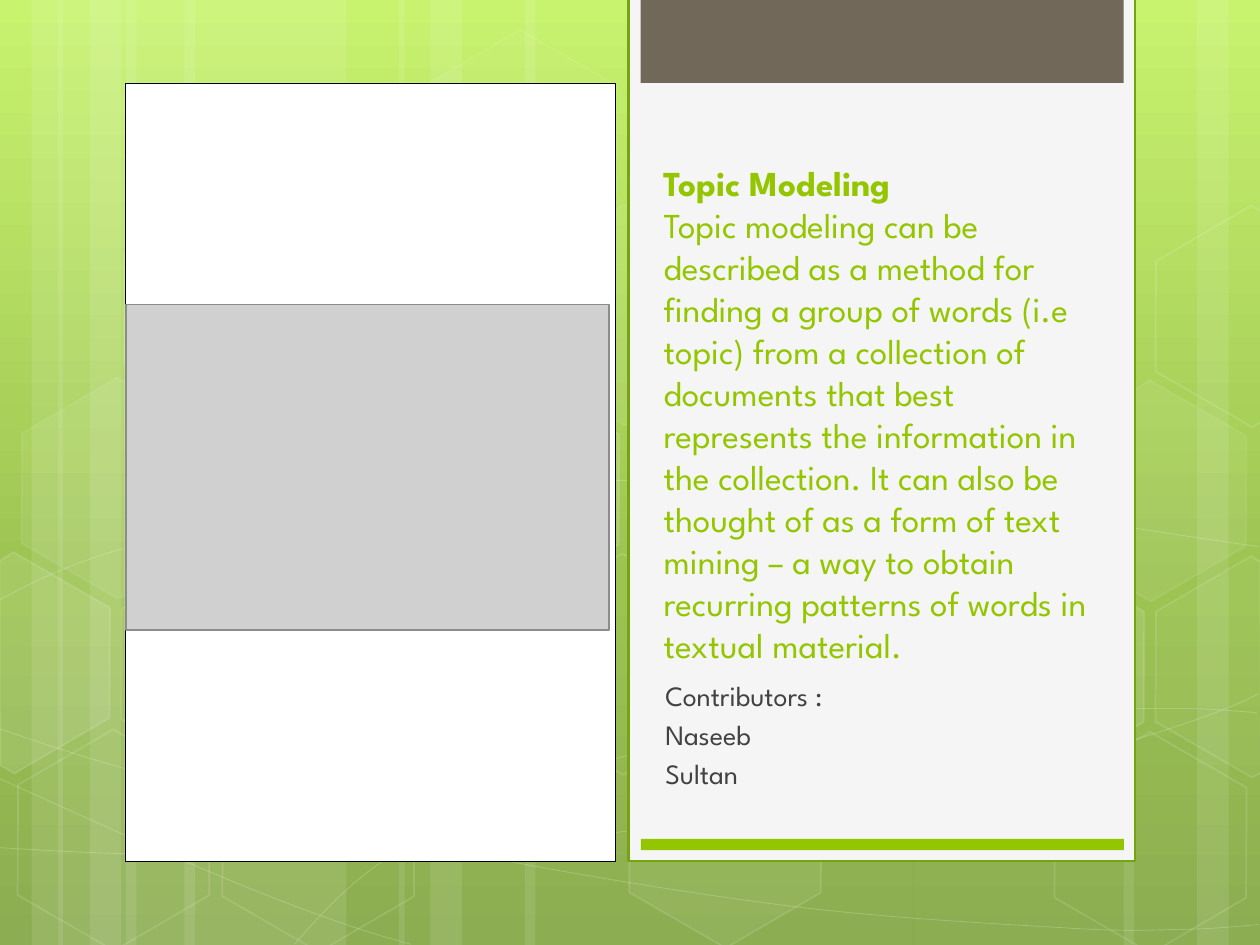
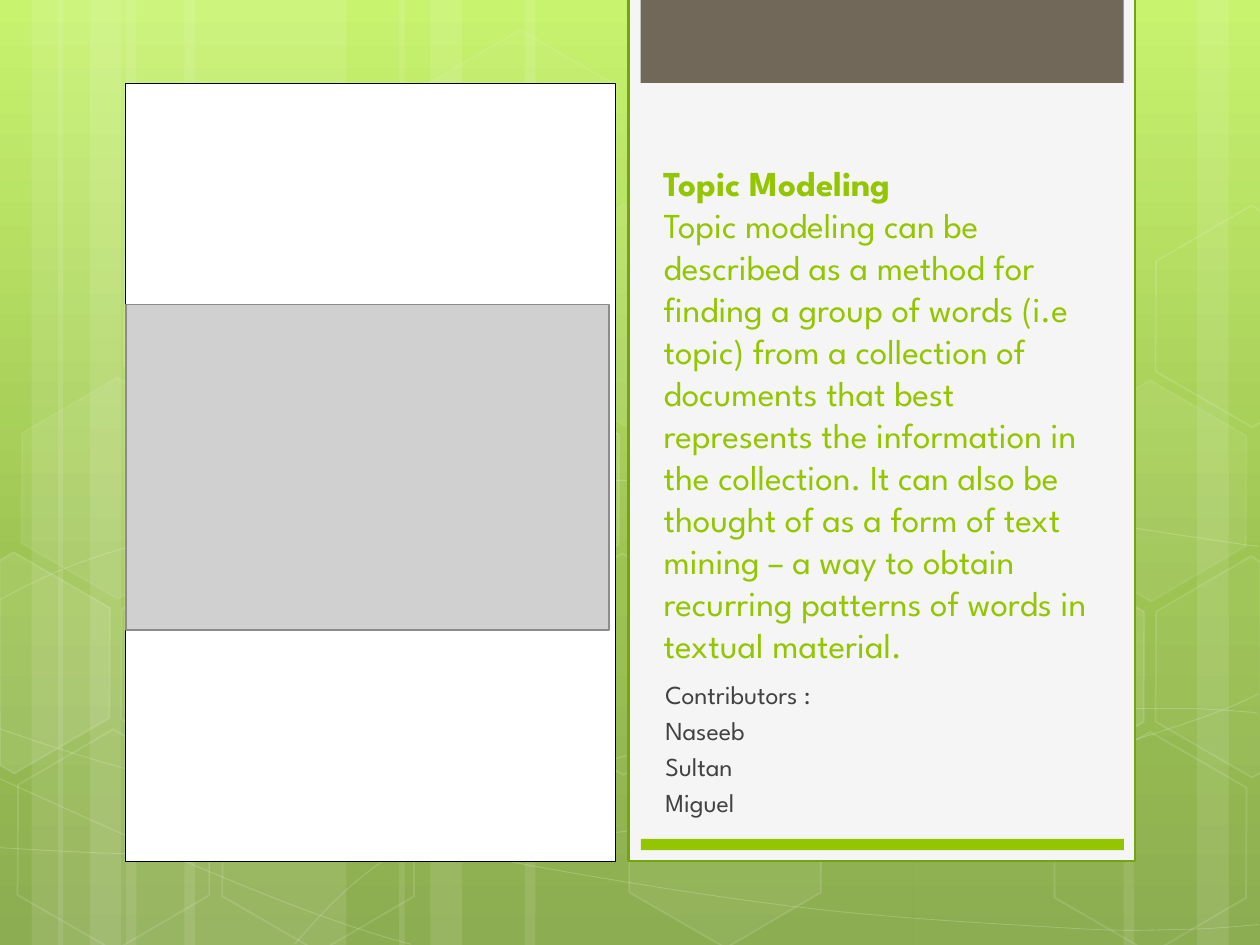
Before and after one commit to UNCG-CSE/Budget_Text_Analysis, a slide deck: slide 5 of doc/Project Review 1.pptx. Drawn at 1260x945 pixels with LibreOffice and Linux fonts; fonts in the diff are those of the drawing; grey boxes stand for pictures. Boxes give left, top, right and bottom in pixels: in the first picture for what was removed or moved away, otherwise in the second. Text is boxed around its words. In the diff, an @@ line names an element or a change of style, - is before the commit and + after.

```diff
--- a/doc/Project Review 1.pptx
+++ b/doc/Project Review 1.pptx
@@ text at [665,686,797,777]: size 16 to 14.8 pt in "Contributors :", "Naseeb", "Sultan" @@
@@ text at [665,794,734,818]: paragraph added @@
+Miguel
```
Also in this commit, not shown: 2 other slides changed.
